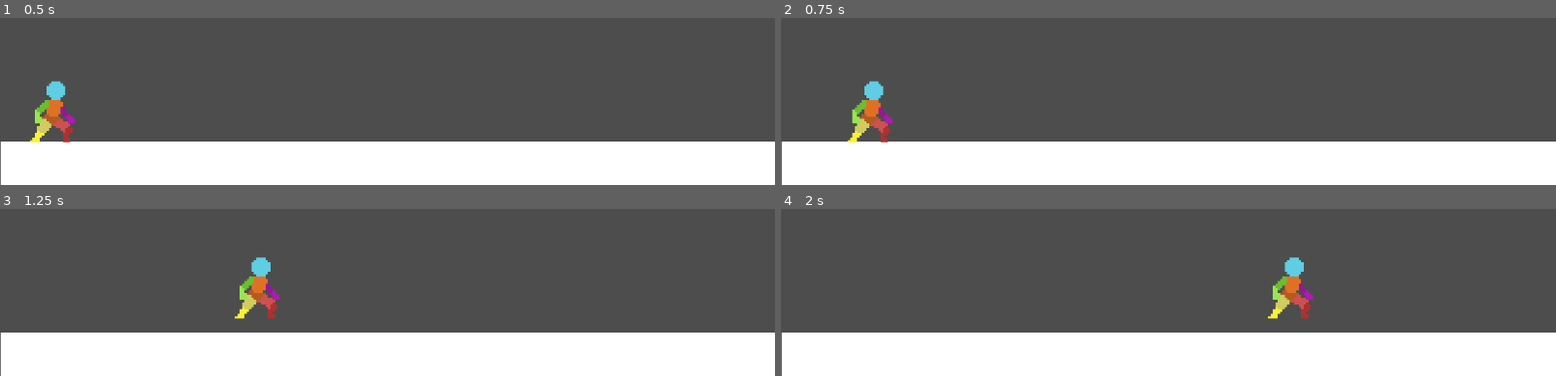
Above: before the commit, frames 1-4 (two rows, left to right).
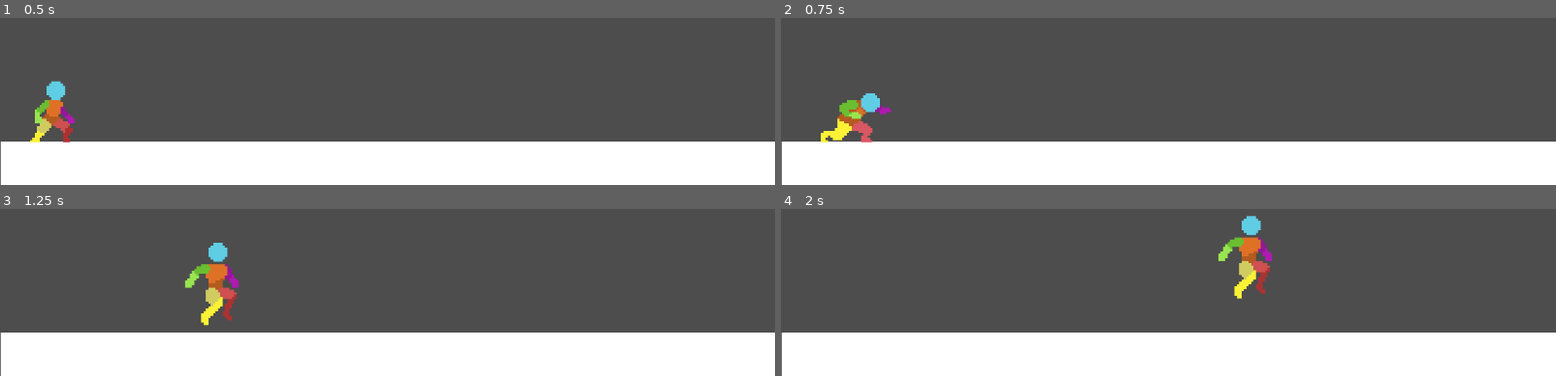
Above: after the commit, the same moments.

Repository: Vincccccccc/2d-jump-n-run
Game: Godot game, scene res://scenes/main.tscn
Same seed, same stepped clock (60 frames per second), same inputs: the game is played once before the commit and once after it.
Inputs:
- Up to frame 1 (0.5 s): no input
- Up to frame 2 (0.75 s): hold D (run_right) from 0.53 s (still down); hold Ctrl (crouch) from 0.53 s (still down)
- Up to frame 3 (1.25 s): keep holding D (run_right); keep holding Ctrl (crouch); tap Space (jump) at 0.77, 0.8, 1.07 s
- Up to frame 4 (2 s): keep holding D (run_right); release Ctrl (crouch) at 1.28 s; tap Space (jump) at 1.35, 1.52, 1.82 s; tap Ctrl (crouch) at 1.55 s

Frame 1 is identical in both runs. In frame 2, 1.7% of the frame differs, in the area x 5-15%, y 37-75%; in frame 3, 2.6%, in the area x 23-37%, y 20-70%; in frame 4, 2.5%.

Commit message:
added crouch

Diff:
--- a/new platformer project/Run.gd
+++ b/new platformer project/Run.gd
@@ -5,6 +5,8 @@
 
 func Handle_input(event):
 
+	if event.is_action_pressed("crouch"):
+		state_machine.transition_to("Crouch")
 	if event.is_action_pressed("jump"):
 		player.jump_timer = 0.0
 		state_machine.transition_to("Jump")
--- /dev/null
+++ b/new platformer project/scenes/Crouch.gd
@@ -0,0 +1,20 @@
+extends PlayerState
+
+func Enter(msg:={}):
+	animation_tree.set("parameters/Ground/transition_request", "Crouch")
+
+func Handle_input(event):
+	if event.is_action_pressed("crouch") or event.is_action_pressed("jump"):
+		if player.direction != 0:
+			state_machine.transition_to("Run")
+		else:
+			state_machine.transition_to("Idle")
+
+
+func Physics_update(delta):
+	player.velocity.x = move_toward(player.velocity.x, player.direction * player.crouch_max_speed, player.crouch_accel * delta)
+	if player.direction != 0:
+		animation_tree.set("parameters/Ground/transition_request", "Crouch_walk")
+	else:
+		animation_tree.set("parameters/Ground/transition_request", "Crouch")
+		player.velocity.x = move_toward(player.velocity.x, 0, player.crouch_friction * delta)
--- a/new platformer project/scenes/Jump.gd
+++ b/new platformer project/scenes/Jump.gd
@@ -4,6 +4,7 @@
 
 func Enter(msg:= {}):
 	player.velocity.y = player.jump_velocity
+
 	animation_tree.set("parameters/Air/transition_request", "Jump")
 
 func Physics_update(delta):
--- a/new platformer project/scenes/player.tscn
+++ b/new platformer project/scenes/player.tscn
@@ -1,8 +1,9 @@
-[gd_scene load_steps=57 format=3 uid="uid://dgqlrmpisjvor"]
+[gd_scene load_steps=72 format=3 uid="uid://dgqlrmpisjvor"]
 
 [ext_resource type="Script" path="res://scripts/player.gd" id="1_vqisy"]
 [ext_resource type="Texture2D" uid="uid://cqko5o0hu2ijk" path="res://SpriteSheetsPlayer/Player Crouch-Idle 48x48.png" id="2_66fkx"]
 [ext_resource type="Texture2D" uid="uid://d0vqit85sig05" path="res://SpriteSheetsPlayer/player jump 48x48.png" id="3_frxxf"]
+[ext_resource type="Texture2D" uid="uid://b8nw2rvp0ey70" path="res://SpriteSheetsPlayer/player crouch-walk 48x48.png" id="3_ij8wg"]
 [ext_resource type="Texture2D" uid="uid://qqmxa2hjo63a" path="res://SpriteSheetsPlayer/Character Idle 48x48.png" id="3_yqyuh"]
 [ext_resource type="Script" path="res://scripts/PlayerStateMachine.gd" id="4_a32xq"]
 [ext_resource type="Texture2D" uid="uid://cfvfb4mxkno0c" path="res://SpriteSheetsPlayer/run cycle 48x48.png" id="4_ah45a"]
@@ -10,8 +11,9 @@
 [ext_resource type="Script" path="res://scenes/Fall.gd" id="7_k4fsy"]
 [ext_resource type="Script" path="res://Run.gd" id="7_rpwic"]
 [ext_resource type="Script" path="res://scenes/Jump.gd" id="8_q2mgm"]
-
-[sub_resource type="Animation" id="Animation_5jy60"]
+[ext_resource type="Script" path="res://scenes/Crouch.gd" id="11_f4oq0"]
+
+[sub_resource type="Animation" id="Animation_lp8vd"]
 length = 1.25
 loop_mode = 1
 tracks/0/type = "value"
@@ -36,7 +38,34 @@
 "times": PackedFloat32Array(0),
 "transitions": PackedFloat32Array(1),
 "update": 1,
-"values": ["Crouch_Idle"]
+"values": ["Crouch"]
+}
+
+[sub_resource type="Animation" id="Animation_u8ec5"]
+loop_mode = 1
+tracks/0/type = "value"
+tracks/0/imported = false
+tracks/0/enabled = true
+tracks/0/path = NodePath("AnimatedSprite2D:frame")
+tracks/0/interp = 1
+tracks/0/loop_wrap = true
+tracks/0/keys = {
+"times": PackedFloat32Array(0, 0.1, 0.2, 0.3, 0.4, 0.5, 0.6, 0.7, 0.8, 0.9),
+"transitions": PackedFloat32Array(1, 1, 1, 1, 1, 1, 1, 1, 1, 1),
+"update": 1,
+"values": [0, 1, 2, 3, 4, 5, 6, 7, 8, 9]
+}
+tracks/1/type = "value"
+tracks/1/imported = false
+tracks/1/enabled = true
+tracks/1/path = NodePath("AnimatedSprite2D:animation")
+tracks/1/interp = 1
+tracks/1/loop_wrap = true
+tracks/1/keys = {
+"times": PackedFloat32Array(0),
+"transitions": PackedFloat32Array(1),
+"update": 1,
+"values": ["Crouch_walk"]
 }
 
 [sub_resource type="Animation" id="Animation_wr722"]
@@ -152,7 +181,8 @@
 
 [sub_resource type="AnimationLibrary" id="AnimationLibrary_oh1xr"]
 _data = {
-"Crouch_Idle": SubResource("Animation_5jy60"),
+"Crouch": SubResource("Animation_lp8vd"),
+"Crouch_walk": SubResource("Animation_u8ec5"),
 "Fall": SubResource("Animation_wr722"),
 "Idle": SubResource("Animation_kghkx"),
 "Jump": SubResource("Animation_med63"),
@@ -199,6 +229,46 @@
 atlas = ExtResource("2_66fkx")
 region = Rect2(432, 0, 48, 48)
 
+[sub_resource type="AtlasTexture" id="AtlasTexture_eou4h"]
+atlas = ExtResource("3_ij8wg")
+region = Rect2(0, 0, 48, 48)
+
+[sub_resource type="AtlasTexture" id="AtlasTexture_75fqe"]
+atlas = ExtResource("3_ij8wg")
+region = Rect2(48, 0, 48, 48)
+
+[sub_resource type="AtlasTexture" id="AtlasTexture_dp58k"]
+atlas = ExtResource("3_ij8wg")
+region = Rect2(96, 0, 48, 48)
+
+[sub_resource type="AtlasTexture" id="AtlasTexture_vn328"]
+atlas = ExtResource("3_ij8wg")
+region = Rect2(144, 0, 48, 48)
+
+[sub_resource type="AtlasTexture" id="AtlasTexture_881xf"]
+atlas = ExtResource("3_ij8wg")
+region = Rect2(192, 0, 48, 48)
+
+[sub_resource type="AtlasTexture" id="AtlasTexture_nel5l"]
+atlas = ExtResource("3_ij8wg")
+region = Rect2(240, 0, 48, 48)
+
+[sub_resource type="AtlasTexture" id="AtlasTexture_flffi"]
+atlas = ExtResource("3_ij8wg")
+region = Rect2(288, 0, 48, 48)
+
+[sub_resource type="AtlasTexture" id="AtlasTexture_q21tf"]
+atlas = ExtResource("3_ij8wg")
+region = Rect2(336, 0, 48, 48)
+
+[sub_resource type="AtlasTexture" id="AtlasTexture_t5yjw"]
+atlas = ExtResource("3_ij8wg")
+region = Rect2(384, 0, 48, 48)
+
+[sub_resource type="AtlasTexture" id="AtlasTexture_6br73"]
+atlas = ExtResource("3_ij8wg")
+region = Rect2(432, 0, 48, 48)
+
 [sub_resource type="AtlasTexture" id="AtlasTexture_wt8p3"]
 atlas = ExtResource("3_frxxf")
 region = Rect2(48, 0, 48, 48)
@@ -317,8 +387,43 @@
 "texture": SubResource("AtlasTexture_ywh4m")
 }],
 "loop": true,
-"name": &"Crouch_Idle",
+"name": &"Crouch",
 "speed": 8.0
+}, {
+"frames": [{
+"duration": 1.0,
+"texture": SubResource("AtlasTexture_eou4h")
+}, {
+"duration": 1.0,
+"texture": SubResource("AtlasTexture_75fqe")
+}, {
+"duration": 1.0,
+"texture": SubResource("AtlasTexture_dp58k")
+}, {
+"duration": 1.0,
+"texture": SubResource("AtlasTexture_vn328")
+}, {
+"duration": 1.0,
+"texture": SubResource("AtlasTexture_881xf")
+}, {
+"duration": 1.0,
+"texture": SubResource("AtlasTexture_nel5l")
+}, {
+"duration": 1.0,
+"texture": SubResource("AtlasTexture_flffi")
+}, {
+"duration": 1.0,
+"texture": SubResource("AtlasTexture_q21tf")
+}, {
+"duration": 1.0,
+"texture": SubResource("AtlasTexture_t5yjw")
+}, {
+"duration": 1.0,
+"texture": SubResource("AtlasTexture_6br73")
+}],
+"loop": true,
+"name": &"Crouch_walk",
+"speed": 10.0
 }, {
 "frames": [{
 "duration": 1.0,
@@ -412,6 +517,12 @@
 input_1/auto_advance = false
 input_1/reset = true
 
+[sub_resource type="AnimationNodeAnimation" id="AnimationNodeAnimation_hbsbs"]
+animation = &"Crouch"
+
+[sub_resource type="AnimationNodeAnimation" id="AnimationNodeAnimation_nv07k"]
+animation = &"Crouch_walk"
+
 [sub_resource type="AnimationNodeAnimation" id="AnimationNodeAnimation_fehdw"]
 animation = &"Fall"
 
@@ -422,6 +533,12 @@
 input_1/name = "Run"
 input_1/auto_advance = false
 input_1/reset = true
+input_2/name = "Crouch"
+input_2/auto_advance = false
+input_2/reset = true
+input_3/name = "Crouch_walk"
+input_3/auto_advance = false
+input_3/reset = true
 
 [sub_resource type="AnimationNodeAnimation" id="AnimationNodeAnimation_lm2sj"]
 animation = &"Idle"
@@ -430,7 +547,7 @@
 animation = &"Jump"
 
 [sub_resource type="AnimationNodeAnimation" id="AnimationNodeAnimation_mapau"]
-animation = &"run"
+animation = &"Run"
 
 [sub_resource type="AnimationNodeTransition" id="AnimationNodeTransition_nxp4i"]
 input_0/name = "Air"
@@ -441,9 +558,13 @@
 input_1/reset = true
 
 [sub_resource type="AnimationNodeBlendTree" id="AnimationNodeBlendTree_euw85"]
-graph_offset = Vector2(-337.667, 150.706)
+graph_offset = Vector2(-607.812, 282.098)
 nodes/Air/node = SubResource("AnimationNodeTransition_ve84v")
 nodes/Air/position = Vector2(-220, -220)
+nodes/Crouch/node = SubResource("AnimationNodeAnimation_hbsbs")
+nodes/Crouch/position = Vector2(-440, 820)
+nodes/Crouch_walk/node = SubResource("AnimationNodeAnimation_nv07k")
+nodes/Crouch_walk/position = Vector2(-440, 940)
 nodes/Fall/node = SubResource("AnimationNodeAnimation_fehdw")
 nodes/Fall/position = Vector2(-440, -140)
 nodes/Ground/node = SubResource("AnimationNodeTransition_8lgu5")
@@ -456,7 +577,7 @@
 nodes/Run/position = Vector2(-440, 700)
 nodes/in_air_state/node = SubResource("AnimationNodeTransition_nxp4i")
 nodes/in_air_state/position = Vector2(100, 240)
-node_connections = [&"output", 0, &"in_air_state", &"in_air_state", 0, &"Air", &"in_air_state", 1, &"Ground", &"Air", 0, &"Jump", &"Air", 1, &"Fall", &"Ground", 0, &"Idle", &"Ground", 1, &"Run"]
+node_connections = [&"output", 0, &"in_air_state", &"Air", 0, &"Jump", &"Air", 1, &"Fall", &"Ground", 0, &"Idle", &"Ground", 1, &"Run", &"Ground", 2, &"Crouch", &"Ground", 3, &"Crouch_walk", &"in_air_state", 0, &"Air", &"in_air_state", 1, &"Ground"]
 
 [node name="Player" type="CharacterBody2D"]
 position = Vector2(153, 370)
@@ -477,8 +598,8 @@
 texture_filter = 1
 position = Vector2(-6.85715, -16)
 sprite_frames = SubResource("SpriteFrames_6884d")
-animation = &"Idle"
-frame = 5
+animation = &"Crouch"
+frame_progress = 0.400118
 
 [node name="PlayerStateMachine" type="Node" parent="." node_paths=PackedStringArray("animation_tree")]
 script = ExtResource("4_a32xq")
@@ -496,6 +617,9 @@
 
 [node name="Jump" type="Node" parent="PlayerStateMachine"]
 script = ExtResource("8_q2mgm")
+
+[node name="Crouch" type="Node" parent="PlayerStateMachine"]
+script = ExtResource("11_f4oq0")
 
 [node name="Label" type="Label" parent="."]
 visible = false
@@ -512,7 +636,6 @@
 [node name="AnimationTree" type="AnimationTree" parent="."]
 tree_root = SubResource("AnimationNodeBlendTree_euw85")
 anim_player = NodePath("../AnimationPlayer")
-active = true
 parameters/Air/current_state = "Jump"
 parameters/Air/transition_request = ""
 parameters/Air/current_index = 0
--- a/new platformer project/scripts/Idle.gd
+++ b/new platformer project/scripts/Idle.gd
@@ -4,12 +4,14 @@
 	animation_tree.set("parameters/Ground/transition_request", "Idle")
 
 func Handle_input(event):
+
 	if event.is_action_pressed("run_left") or event.is_action_pressed("run_right"):
-
 		state_machine.transition_to("Run")
 	if event.is_action_pressed("jump"):
 		player.jump_timer = 0.0
 		state_machine.transition_to("Jump")
+	if event.is_action_pressed("crouch"):
+		state_machine.transition_to("Crouch")
 
 func Physics_update(delta):
 
--- a/new platformer project/scripts/PlayerStateMachine.gd
+++ b/new platformer project/scripts/PlayerStateMachine.gd
@@ -15,12 +15,18 @@
 	current_state.Handle_input(event)
 
 func _physics_process(delta):
+
 	current_state.Physics_update(delta)
 
 func transition_to(new_state_name, msg:={}):
 	if not has_node(new_state_name):
 		return
+
 	current_state.Exit()
 	current_state = get_node(new_state_name)
 	current_state_name = new_state_name
+	if current_state_name == "Idle" or current_state_name == "Run" or current_state_name == "Crouch":
+		animation_tree.set("parameters/in_air_state/transition_request", "Ground")
+	else:
+		animation_tree.set("parameters/in_air_state/transition_request", "Air")
 	current_state.Enter(msg)
--- a/new platformer project/scripts/player.gd
+++ b/new platformer project/scripts/player.gd
@@ -10,13 +10,17 @@
 var jump_height = 60
 var jump_timer: float = 0.0
 var is_jumping: bool = false
+var jump_buff = false
 
 var direction: float
 var max_speed = 500
 var accel = 3000
 var friction = 3000
 
-var jump_buff = false
+var crouch_max_speed = 200
+var crouch_accel = 2000
+var crouch_friction = 3000
+
 
 @onready var jump_velocity : float = ((2.0 * jump_height) / jump_time_to_peak) * -1.0
 @onready var jump_gravity : float = ((-2.0 * jump_height) / (jump_time_to_peak * jump_time_to_peak)) * -1.0
